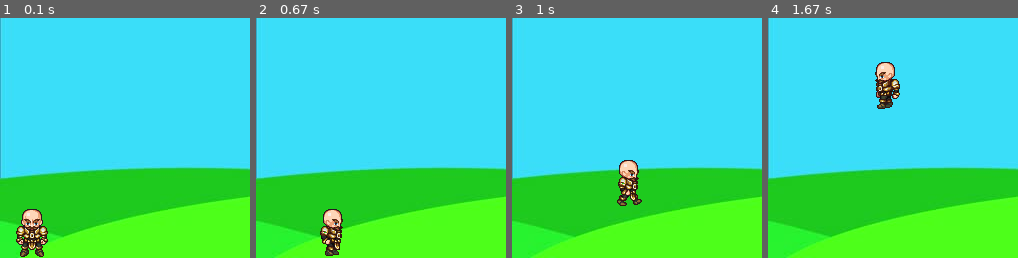
Above: before the commit, frames 1-4 (left to right).
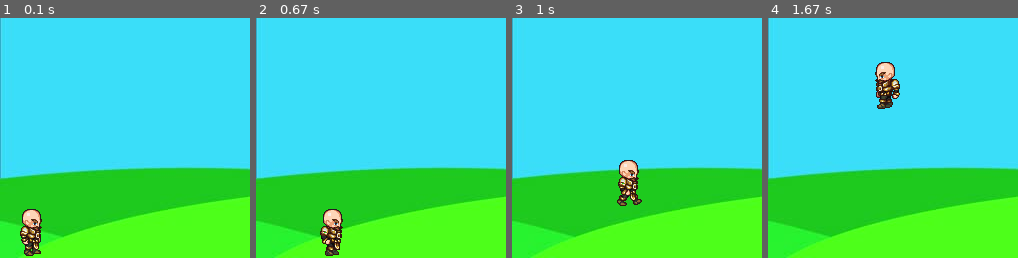
Above: after the commit, the same moments.

Repository: KaisChebata/1-Pygame-Tutorial-for-Beginners-I
Game: pygame game, started from 5-Projectiles/super_sprite.py
Same seed, same stepped clock (60 frames per second), same inputs: the game is played once before the commit and once after it.
Inputs:
- Up to frame 1 (0.1 s): no input
- Up to frame 2 (0.67 s): hold Right from 0.33 s (still down)
- Up to frame 3 (1 s): release Right at 0.8 s; hold Right from 0.83 s (still down); tap Space at 0.9 s
- Up to frame 4 (1.67 s): tap Space at 1.2, 1.4 s; release Right at 1.3 s; hold Left from 1.33 s (still down)
The pictures show only the part of the screen within x 0-50%, y 50-100%; the shares and areas given below are measured in that part.

The runs differ from the first frame. In frame 1, 1.5% of the frame differs, in the area x 6-20%, y 79-100%; in frame 2, nothing differs; in frame 3, nothing differs; in frame 4, nothing differs.

Commit message:
update _check_events() of the game  and draw() method of sprite to make his direction consistence according to movement right or left

Diff:
--- a/5-Projectiles/sprite.py
+++ b/5-Projectiles/sprite.py
@@ -21,9 +21,10 @@
         self.x = float(self.rect.x)
         self.y = float(self.rect.y)
 
-        # Movements flags, and walk counter
+        # Movements flags, direction and walk counter
         self.moving_right = False
         self.moving_left = False
+        self.right_left_direction = True
         self.walk_counter = 0
 
         # Jumping attributes
@@ -103,7 +104,12 @@
             )
             self.walk_counter += 1
         else:
-            self.screen.blit(self.image, self.rect)
+            (
+                self.screen.blit(self.walk_right[0], self.rect)
+                if self.right_left_direction
+                else self.screen.blit(self.walk_left[0], self.rect)
+            )
+            # self.screen.blit(self.image, self.rect)
 
     def jump(self):
         inverter = 1
--- a/5-Projectiles/super_sprite.py
+++ b/5-Projectiles/super_sprite.py
@@ -59,8 +59,10 @@
         """Response to Keypresses."""
         if event.key == K_RIGHT:
             self.sprite.moving_right = True
+            self.sprite.right_left_direction = True
         elif event.key == K_LEFT:
             self.sprite.moving_left = True
+            self.sprite.right_left_direction = False
         elif event.key == K_q:
             sys.exit()
 
